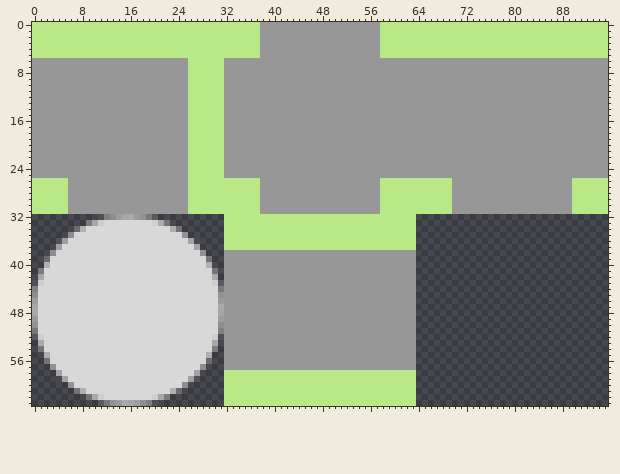
A sprite sheet gets an edit: src/assets/spritesheet.png. This is how it looked before the edit.
The file is 96x64 pixels. Pixels under 10% opacity are left out. Colours within 5 levels of each other are drawn and written as one.
Once edited:
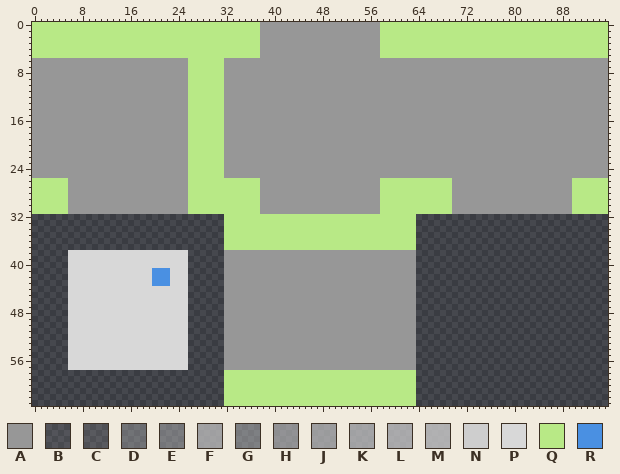
Palette (. is transparent): A #979797  B #adadad1f  C #b0b0b02d  D #b8b8b861  E #b9b9b975  F #bcbcbcc6  G #bfbfbf77  H #c0c0c09e  J #c5c5c5b0  K #c5c5c5bc  L #c9c9c9c2  M #c9c9c9d0  N #d2d2d2f8  P #d8d8d8  Q #b8e986  R #4a90e2
Difference:
The edit turns colour P into colour R in rows 41 to 43 at x 20 to 22.
Colour B is gone in row 36 at x 4 and 27; in row 59 at x 4 and 27.
Colour C is gone in row 32 at x 11 and 20; in row 43 at x 0 and 31; in row 52 at x 0 and 31; in row 63 at x 11 and 20.
Colour D is gone in row 34 at x 7 and 24; in row 39 at x 2 and 29; in row 56 at x 2 and 29; in row 61 at x 7 and 24.
Colour E is gone in row 33 at x 9 and 22; in row 41 at x 1 and 30; in row 54 at x 1 and 30; in row 62 at x 9 and 22.
Colour F is gone in row 36 at x 5; in row 37 at x 27; in row 58 at x 4; in row 59 at x 26.
Colour G is gone in row 32 at x 12 and 19; in row 44 at x 0 and 31; in row 51 at x 0 and 31; in row 63 at x 12 and 19.
Colour H is gone in row 32 at x 13 and 18; in row 35 at x 6 and 25; in row 38 at x 3 and 28; in row 45 at x 0 and 31; in row 50 at x 0 and 31; in row 57 at x 3 and 28.
Colour H is gone in row 60 at x 6 and 25; in row 63 at x 13 and 18.
Colour J is gone in row 32 at x 14 and 17; in row 46 at x 0 and 31; in row 49 at x 0 and 31; in row 63 at x 14 and 17.
Colour K is gone in row 36 at x 26; in row 37 at x 4; in row 58 at x 27; in row 59 at x 5.
Colour L is gone in row 32 at x 15 to 16; in row 33 at x 10 and 21; in row 42 at x 1 and 30; in rows 47 to 48 at x 0 and 31; in row 53 at x 1 and 30; in row 62 at x 10 and 21.
Colour L is gone in row 63 at x 15 to 16.
Colour M is gone in row 34 at x 8 and 23; in row 40 at x 2 and 29; in row 55 at x 2 and 29; in row 61 at x 8 and 23.
Colour N is gone in row 33 at x 11 and 20; in row 43 at x 1 and 30; in row 52 at x 1 and 30; in row 62 at x 11 and 20.
Colour P is gone in row 33 at x 12 to 19; in row 34 at x 9 to 22; in row 35 at x 7 to 24; in row 36 at x 6 to 25; in row 37 at x 5 to 26; in row 38 at x 4 to 5 and 26 to 27.
Colour P is gone in rows 39 to 40 at x 3 to 5 and 26 to 28; in rows 41 to 43 at x 2 to 5 and 26 to 29; in rows 44 to 51 at x 1 to 5 and 26 to 30; in rows 52 to 54 at x 2 to 5 and 26 to 29; in rows 55 to 56 at x 3 to 5 and 26 to 28; in row 57 at x 4 to 5 and 26 to 27.
Colour P is gone in row 58 at x 5 to 26; in row 59 at x 6 to 25; in row 60 at x 7 to 24; in row 61 at x 9 to 22; in row 62 at x 12 to 19.
Where, in picture pixels (left, top, right, bottom), the same in both pictures:
changed: (32, 214, 224, 406)
